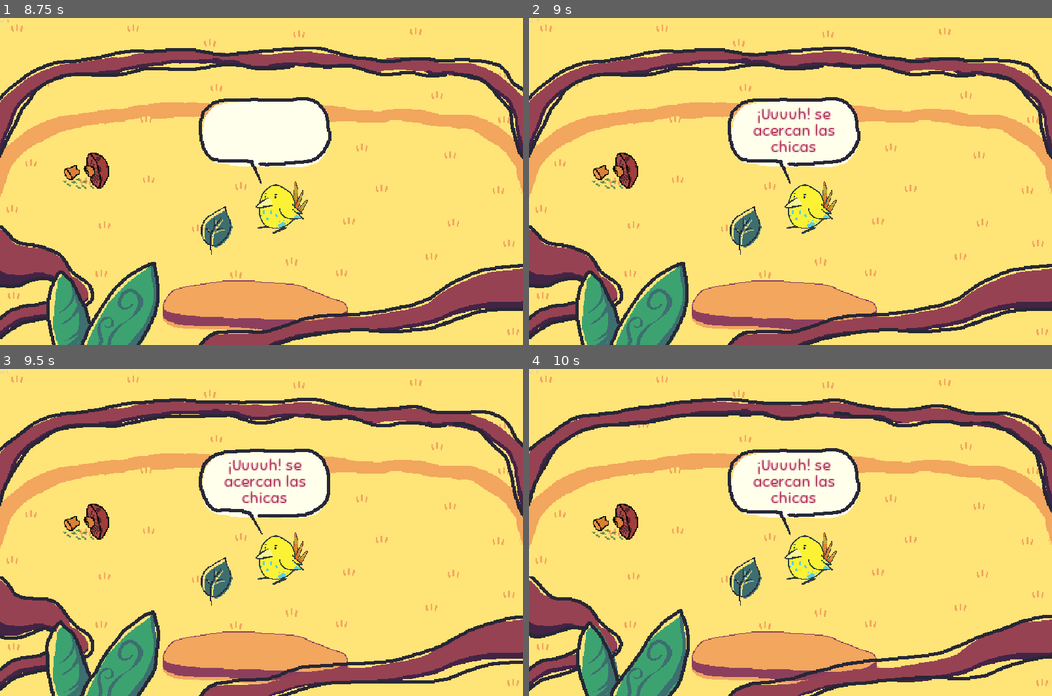
Above: before the commit, frames 1-4 (two rows, left to right).
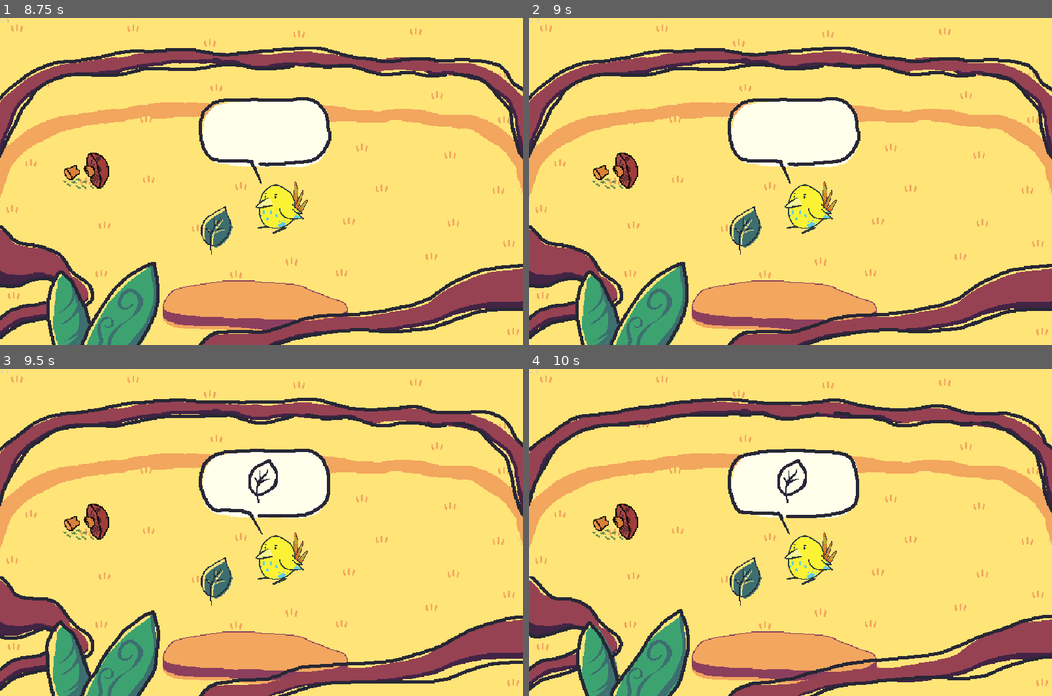
Above: after the commit, the same moments.

Repository: mapedorr/CapstoneGame
Game: Godot game, scene res://Limpiar/CleaningGame.tscn
Two runs of this game, one before a commit and one after it. Both use one fixed random seed, a clock stepped at 60 frames per second and the inputs below. Sound files missing from this copy of the repository are replaced by a short silence.
Inputs (mouse positions are in pixels of both pictures, inside the frame that each line leads up to):
- Up to frame 1 (8.75 s): tap Enter at 0.5, 2 s; drag from (214, 230) to (83, 174) at 0.52 s; tap Space at 1.25, 8 s; drag from (83, 174) to (214, 230) at 1.27 s; move the mouse to (313, 109) at 2.02 s; click (313, 109) at 2.17 s; drag from (235, 246) to (104, 132) at 2.77 s; move the mouse to (418, 230) at 3.52 s; click (418, 230) at 3.67 s; drag from (104, 132) to (214, 230) at 4.27 s; move the mouse to (287, 181) at 5.02 s; click (287, 181) at 5.17 s; drag from (183, 99) to (214, 230) at 5.77 s; move the mouse to (376, 165) at 6.52 s; click (376, 165) at 6.67 s; drag from (156, 197) to (235, 246) at 7.27 s; move the mouse to (313, 109) at 8.02 s; click (313, 109) at 8.17 s
- Up to frame 2 (9 s): drag from (764, 246) to (633, 132) at 8.77 s
- Up to frame 3 (9.5 s): no input
- Up to frame 4 (10 s): move the mouse to (947, 581) at 9.52 s; click (947, 581) at 9.67 s

Frame 1 is identical in both runs. In frame 2, 0.6% of the frame differs, in the area x 42-59%, y 27-41%; in frame 3, 0.8%; in frame 4, 1.2%, in the area x 38-64%, y 24-51%.

Commit message:
Added tutorial animations

Diff:
--- a/Assets/Scripts/DancingBird.gd
+++ b/Assets/Scripts/DancingBird.gd
@@ -1,4 +1,6 @@
 extends TouchScreenButton
+
+signal tutorial_explained(index)
 
 export(int) var cuando = 1
 var face = -1.0
@@ -7,11 +9,29 @@
 var moving = true
 var points = 2
 var destination = 1
+var tutorial_steps = [
+	[
+		[0, 1, 2],
+		[3, 4, 5],
+		[6, 7, 8, 9, 10, 11]
+	],
+	[
+		[0, 1, 2, 1],
+		[3, 4, 5, 4],
+		[6, 7, 8, 9, 10, 11, 12, 13, 14, 15, 16]
+	]
+]
+var current_tutorial = null
+var current_tutorial_index = 0
+var tutorial_index = 0
+var step_index = 0
+var tutorial_repeat = 0
+onready var default_position = get_parent().get_position()
 onready var normal_texture = get_texture()
-
 
 func _ready():
 	$SpeechBalloon.hide()
+	$SpeechBalloon/Timer.connect("timeout", self, "_on_tutorial_timeout")
 
 func dance():
 	pre_count += 1
@@ -45,10 +65,16 @@
 						move($Waypoints/C.position)
 						points -= 1
 					0:
-						speech()
 						moving = false
 						destination = 2
 						points = 2
+						current_tutorial = tutorial_steps[current_tutorial_index]
+						$SpeechBalloon/Tutorial.set_texture($SpeechBalloon/Tutorial.tutorial_a)
+						$SpeechBalloon/Tutorial.set_hframes($SpeechBalloon/Tutorial.tutorial_a_frames)
+						$SpeechBalloon/Tutorial.set_frame(current_tutorial[tutorial_index][step_index])
+						yield(show_balloon(), "completed")
+						$SpeechBalloon/Tutorial.show()
+						$SpeechBalloon/Timer.start()
 		2:
 			if moving:
 				match points:
@@ -59,8 +85,26 @@
 						move($Waypoints/E.position)
 						points -= 1
 					0:
-						speech()
 						moving = false
+						destination = 3
+						points = 1
+						current_tutorial = tutorial_steps[current_tutorial_index]
+						$SpeechBalloon/Tutorial.set_texture($SpeechBalloon/Tutorial.tutorial_b)
+						$SpeechBalloon/Tutorial.set_hframes($SpeechBalloon/Tutorial.tutorial_b_frames)
+						$SpeechBalloon/Tutorial.set_frame(current_tutorial[tutorial_index][step_index])
+						yield(show_balloon(), "completed")
+						$SpeechBalloon/Tutorial.show()
+						$SpeechBalloon/Timer.start()
+		3:
+			if moving:
+				match points:
+					1:
+						move(default_position)
+						points -= 1
+					0:
+						moving = false
+						$SpeechBalloon.hide()
+						emit_signal("tutorial_explained", current_tutorial_index + 1)
 
 func speech():
 	if not $SpeechBalloon.is_visible():
@@ -75,6 +119,43 @@
 	yield($SpeechBalloon/Animations, "animation_finished")
 	$SpeechBalloon.hide()
 
-func move (waypoint):
+func move(waypoint):
+	get_parent().position = waypoint
 
-	get_parent().position = waypoint
+func show_balloon():
+	if not $SpeechBalloon.is_visible():
+		$SpeechBalloon.show()
+		$SpeechBalloon/Animations.play("ShowNoText")
+		yield($SpeechBalloon/Animations, "animation_finished")
+		$SpeechBalloon/Animations.play("Idle")
+	else:
+		$SpeechBalloon/Animations.play_backwards("ShowNoText")
+		yield($SpeechBalloon/Animations, "animation_finished")
+		$SpeechBalloon.hide()
+
+func _on_tutorial_timeout():
+	step_index += 1
+	if step_index >= current_tutorial[tutorial_index].size():
+		step_index = 0
+		tutorial_repeat += 1
+	if tutorial_repeat == 2:
+		tutorial_repeat = 0
+		tutorial_index += 1
+	if tutorial_index >= current_tutorial.size():
+		tutorial_index = 0
+		emit_signal("tutorial_explained", current_tutorial_index + 1)
+	$SpeechBalloon/Tutorial.set_frame(current_tutorial[tutorial_index][step_index])
+
+func stop_tutorial():
+	$SpeechBalloon/Timer.stop()
+	step_index = 0
+	tutorial_repeat = 0
+	tutorial_index = 0
+	current_tutorial_index += 1
+	$SpeechBalloon/Tutorial.set_texture($SpeechBalloon/Tutorial.tutorial_a)
+	$SpeechBalloon/Tutorial.set_hframes($SpeechBalloon/Tutorial.tutorial_a_frames)
+	$SpeechBalloon/Tutorials.play("WellDone")
+	yield($SpeechBalloon/Tutorials, "animation_finished")
+	$SpeechBalloon/Tutorial.hide()
+	yield(show_balloon(), "completed")
+	moving = true
--- /dev/null
+++ b/Assets/Scripts/Tutorial.gd
@@ -0,0 +1,6 @@
+extends Sprite
+
+export(Texture) var tutorial_a
+export(Texture) var tutorial_b
+export(int) var tutorial_a_frames
+export(int) var tutorial_b_frames
--- a/Limpiar/CleaningGame.tscn
+++ b/Limpiar/CleaningGame.tscn
@@ -26,8 +26,11 @@
 [ext_resource path="res://Assets/Scripts/DancingBird.gd" type="Script" id=24]
 [ext_resource path="res://Audio/achli2.ogg" type="AudioStream" id=25]
 [ext_resource path="res://Assets/Sprites/speech_balloon.png" type="Texture" id=26]
-[ext_resource path="res://CustomResources/DynamicFonts/sniglet.tres" type="DynamicFont" id=27]
-[ext_resource path="res://Limpiar/Sprites/clean-fg.png" type="Texture" id=28]
+[ext_resource path="res://Assets/Sprites/how_to_play_A.png" type="Texture" id=27]
+[ext_resource path="res://CustomResources/DynamicFonts/sniglet.tres" type="DynamicFont" id=28]
+[ext_resource path="res://Assets/Scripts/Tutorial.gd" type="Script" id=29]
+[ext_resource path="res://Assets/Sprites/how_to_play_B.png" type="Texture" id=30]
+[ext_resource path="res://Limpiar/Sprites/clean-fg.png" type="Texture" id=31]
 
 [sub_resource type="Animation" id=1]
 resource_name = "Idle"
@@ -125,6 +128,49 @@
 }
 
 [sub_resource type="Animation" id=8]
+resource_name = "ShowNoText"
+tracks/0/type = "value"
+tracks/0/path = NodePath(".:frame")
+tracks/0/interp = 1
+tracks/0/loop_wrap = true
+tracks/0/imported = false
+tracks/0/enabled = true
+tracks/0/keys = {
+"times": PoolRealArray( 0, 0.1, 0.2, 0.3, 0.4, 0.5 ),
+"transitions": PoolRealArray( 1, 1, 1, 1, 1, 1 ),
+"update": 1,
+"values": [ 3, 4, 5, 6, 7, 8 ]
+}
+
+[sub_resource type="Animation" id=9]
+resource_name = "WellDone"
+length = 1.2
+tracks/0/type = "value"
+tracks/0/path = NodePath("Tutorial:frame")
+tracks/0/interp = 1
+tracks/0/loop_wrap = true
+tracks/0/imported = false
+tracks/0/enabled = true
+tracks/0/keys = {
+"times": PoolRealArray( 0, 0.2, 0.4, 0.6, 0.8, 1 ),
+"transitions": PoolRealArray( 1, 1, 1, 1, 1, 1 ),
+"update": 1,
+"values": [ 12, 13, 14, 12, 13, 14 ]
+}
+tracks/1/type = "value"
+tracks/1/path = NodePath("Tutorial:texture")
+tracks/1/interp = 1
+tracks/1/loop_wrap = true
+tracks/1/imported = false
+tracks/1/enabled = true
+tracks/1/keys = {
+"times": PoolRealArray( 0.00221157 ),
+"transitions": PoolRealArray( 1 ),
+"update": 1,
+"values": [ ExtResource( 27 ) ]
+}
+
+[sub_resource type="Animation" id=10]
 length = 1.6
 loop = true
 tracks/0/type = "value"
@@ -336,11 +382,19 @@
 scale = Vector2( 6.66667, 6.66667 )
 texture = ExtResource( 26 )
 hframes = 9
-frame = 8
+frame = 3
+
+[node name="Timer" type="Timer" parent="Bird4/DancingBird/SpeechBalloon"]
+process_mode = 0
+wait_time = 0.2
 
 [node name="Animations" type="AnimationPlayer" parent="Bird4/DancingBird/SpeechBalloon"]
 anims/Idle = SubResource( 6 )
 anims/Show = SubResource( 7 )
+anims/ShowNoText = SubResource( 8 )
+
+[node name="Tutorials" type="AnimationPlayer" parent="Bird4/DancingBird/SpeechBalloon"]
+anims/WellDone = SubResource( 9 )
 
 [node name="Text" type="Label" parent="Bird4/DancingBird/SpeechBalloon"]
 self_modulate = Color( 1, 1, 1, 0 )
@@ -350,14 +404,27 @@
 margin_top = -48.0
 margin_right = -95.5
 margin_bottom = -83.0
-custom_fonts/font = ExtResource( 27 )
+custom_fonts/font = ExtResource( 28 )
 custom_colors/font_color = Color( 0.690196, 0.188235, 0.360784, 1 )
 text = "¡Uuuuh! se acercan las chicas"
 align = 1
 valign = 1
 autowrap = true
 
+[node name="Tutorial" type="Sprite" parent="Bird4/DancingBird/SpeechBalloon"]
+visible = false
+position = Vector2( -11.0001, -12.3736 )
+texture = ExtResource( 27 )
+hframes = 15
+frame = 12
+script = ExtResource( 29 )
+tutorial_a = ExtResource( 27 )
+tutorial_b = ExtResource( 30 )
+tutorial_a_frames = 15
+tutorial_b_frames = 17
+
 [node name="Waypoints" type="Node" parent="Bird4/DancingBird"]
+editor/display_folded = true
 
 [node name="A" type="Position2D" parent="Bird4/DancingBird/Waypoints"]
 modulate = Color( 0.913725, 1, 0.917647, 1 )
--- a/Limpiar/Limpiar.gd
+++ b/Limpiar/Limpiar.gd
@@ -24,11 +24,13 @@
 var breakable_mugre
 var females_on_trunk = 0
 var game_finished = false
+var in_tutorial = 1
 
 func _ready():
 	# Assign listeners
 	$MasterTimer.connect("timeout", self, "_on_master_timer_timeout")
 	$MusicManager.connect("music_started", self, "_on_music_started")
+	$Bird4/DancingBird.connect("tutorial_explained", self, "_on_tutorial_explained")
 	# Setup GUI
 	$Debug/CleanTime.set_text("00:00")
 
@@ -135,7 +137,10 @@
 
 func check_dirt():
 	dirt_on_ground -= 1
-	if dirt_on_ground == 0:
+	if in_tutorial <= 3:
+		in_tutorial += 1
+		$Bird4/DancingBird.stop_tutorial()
+	elif dirt_on_ground == 0:
 		$MusicManager.add_layer()
 		$UI.hide_cleanliness_check()
 		spawn_countdown = 3
@@ -167,3 +172,14 @@
 		$MusicManager/Metronome/Timer.connect("timeout", leaf, "move")
 		leaf.connect("swipe_object_deleted", self, "check_dirt")
 #		leaf.in_game = true
+
+func _on_tutorial_explained(index):
+	if index == 1:
+		# The leaf is ready to be SWIPED
+		$LeafContainer/Leaf.in_game = true
+	elif index == 2:
+		# The mushroom is ready to be SWIPED
+		$LeafContainer/Mushroom.in_game = true
+	else:
+		dirt_on_ground = 1
+		check_dirt()
Binary file added: Assets/Sprites/how_to_play_A.png
Not shown, added: Assets/Sprites/how_to_play_A.png.import
Binary file added: Assets/Sprites/how_to_play_B.png
Not shown, added: Assets/Sprites/how_to_play_B.png.import
Not shown: 2 places in Limpiar/CleaningGame.tscn that only renumber resources
